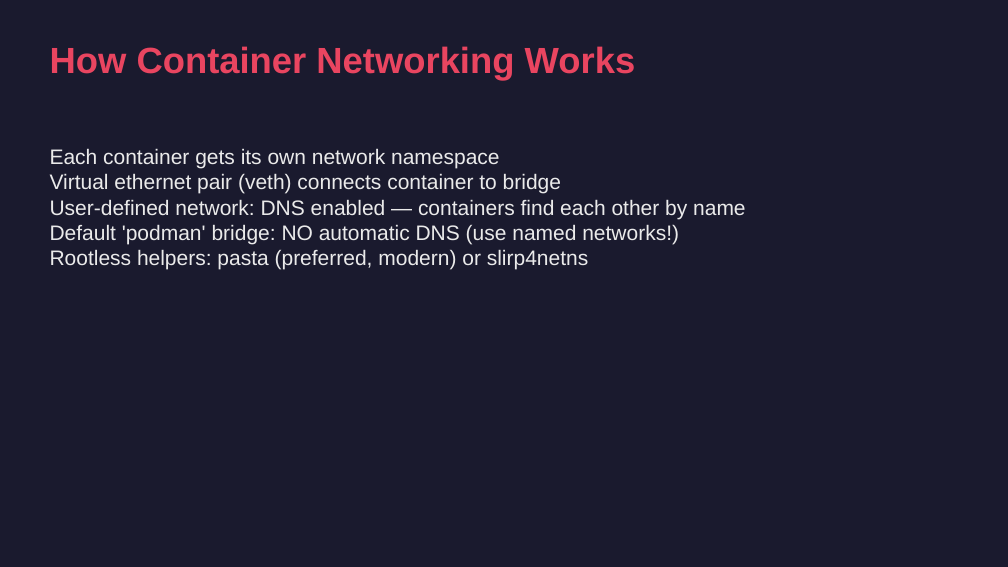
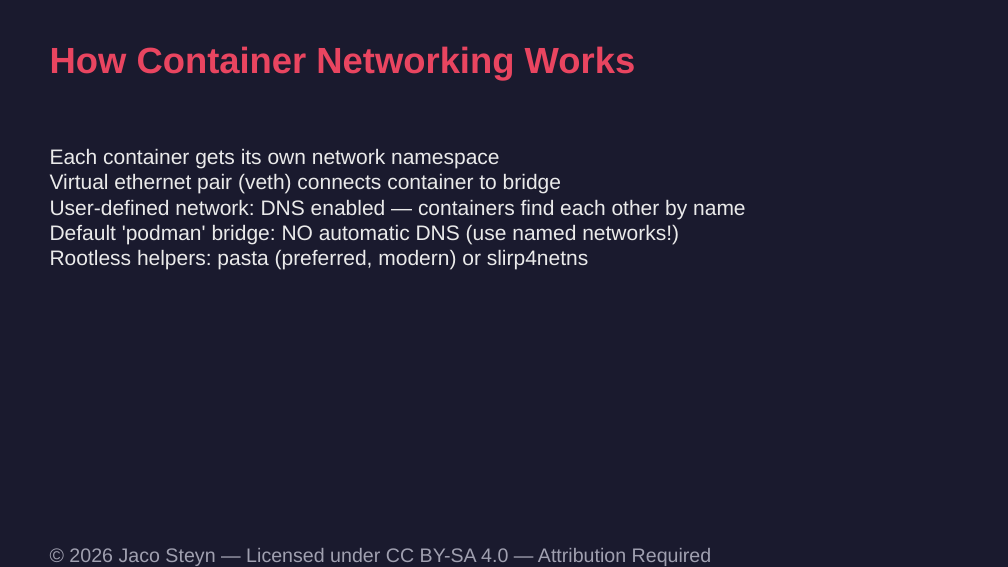
Before and after one commit to UncleJS/course_podman, a slide deck: slide 29 of slides/podman-course.odp. Drawn at 1008x567 pixels with LibreOffice and Linux fonts; fonts in the diff are those of the drawing. Boxes give left, top, right and bottom in pixels: in the first picture for what was removed or moved away, otherwise in the second. Text is boxed around its words. In the diff, an @@ line names an element or a change of style, - is before the commit and + after.

Commit message:
Add CC BY-SA 4.0 footer line to every slide in all ODP decks
Updated build_slides.py to render a footer text frame at the bottom
of every slide (y=13.55cm) containing:
'© 2026 Jaco Steyn — Licensed under CC BY-SA 4.0 — Attribution Required'

Rebuilt all 19 module decks + podman-course.odp (72 slides total).

```diff
--- a/slides/podman-course.odp
+++ b/slides/podman-course.odp
@@ text added at [69,548,712,566], 14 pt, text #A0A0B0 @@
+© 2026 Jaco Steyn — Licensed under CC BY-SA 4.0 — Attribution Required
```
Also in this commit, not shown: 71 other slides changed, 20 other files.
